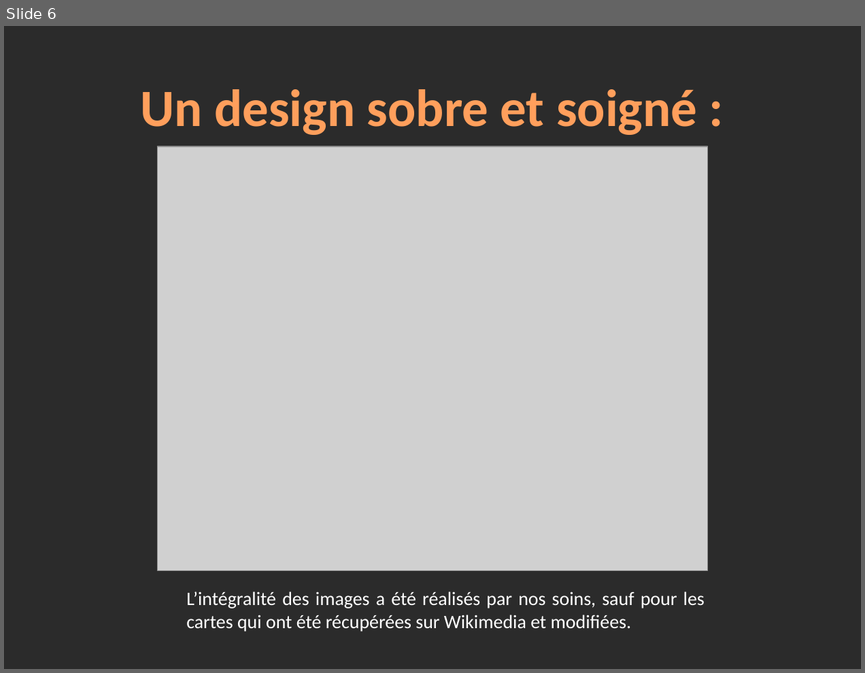
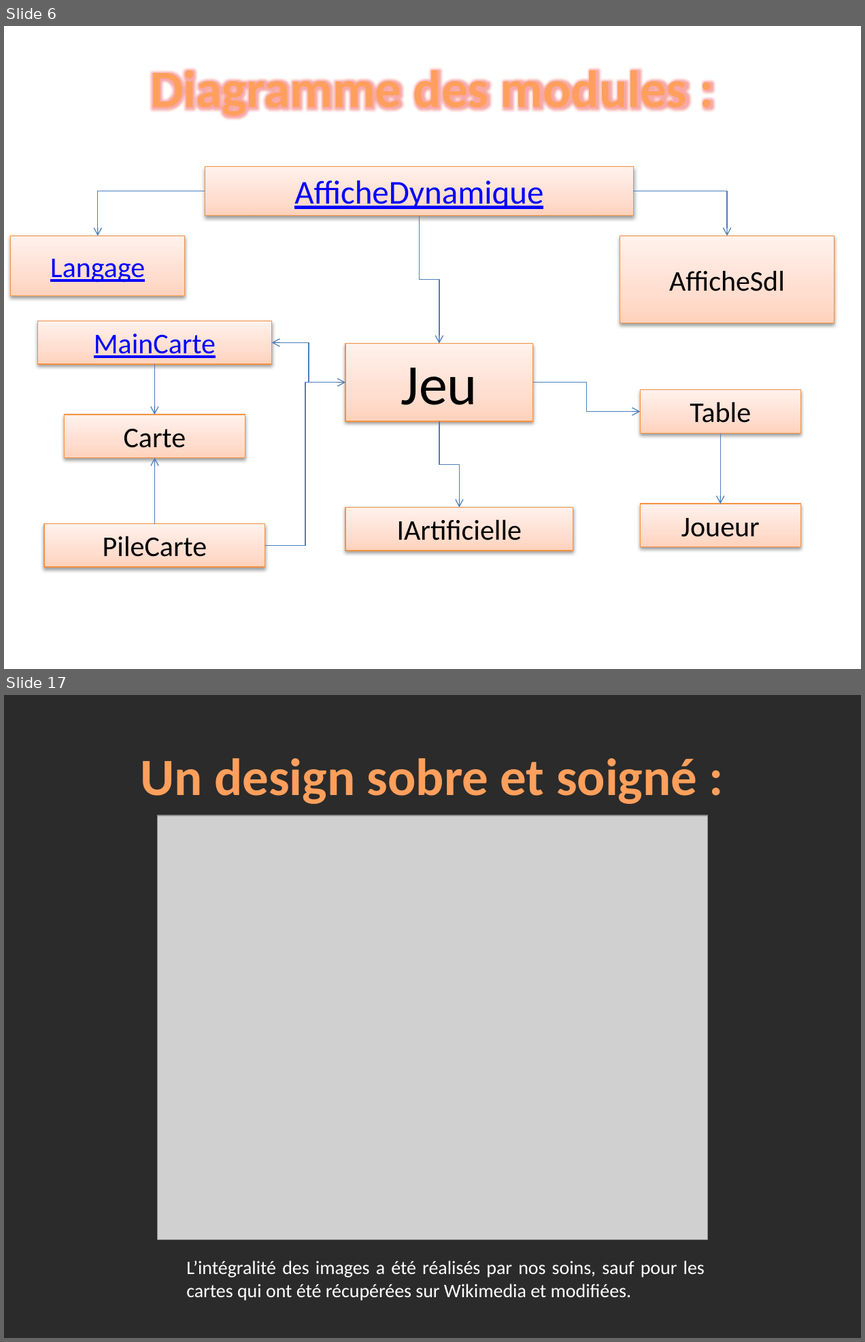
Before and after one commit to winbill/lifesevenpoker, a slide deck: Annexes/Presentation.pptx. Shown one above the other, each under a label of ours: slide 6 before the commit, slides 6 and 17 after it; the slides between them are not shown. The pictures are 865x673 and 865x1342 pixels, drawn with LibreOffice and Linux fonts; fonts in the diff are those of the drawing; grey boxes stand for pictures; background and template pictures are left out; a plain dark background stands for a picture behind light text. Boxes give left, top, right and bottom in pixels: in the first picture for what was removed or moved away, otherwise in the second. Text is boxed around its words. In the diff, an @@ line names an element or a change of style, - is before the commit and + after.

Commit message:
début diagramme des modules

```diff
--- a/Annexes/Presentation.pptx
+++ b/Annexes/Presentation.pptx
@@ slide 6 added at box(4, 26, 861, 669), background picture (left out) @@
@@ text added at box(150, 63, 687, 119), 44 pt, text gradient #FFA367 to #FF9F5D to #F38E3A, bold @@
+Diagramme des modules :
@@ rectangle added at box(205, 167, 633, 215), fill gradient #FFD2BD to #FFDED0 to #FFF2ED, outline #F69240 0.75 pt, 28 pt, text #0000FF, underline @@
+AfficheDynamique
@@ elbow arrow added from (205, 191) to (97, 236), #4B7EBC 0.75 pt @@
@@ elbow arrow added from (633, 191) to (727, 236), #4B7EBC 0.75 pt @@
@@ elbow arrow added from (419, 215) to (439, 343), #4B7EBC 0.75 pt @@
@@ rectangle added at box(11, 236, 185, 296), fill gradient #FFD2BD to #FFDED0 to #FFF2ED, outline #F69240 0.75 pt, 24 pt, text #0000FF, underline @@
+Langage
@@ rectangle added at box(620, 236, 834, 323), fill gradient #FFD2BD to #FFDED0 to #FFF2ED, outline #F69240 0.75 pt, 24 pt, text #000000 @@
+AfficheSdl
@@ rectangle added at box(37, 320, 271, 363), fill gradient #FFD2BD to #FFDED0 to #FFF2ED, outline #F69240 0.75 pt, 24 pt, text #0000FF, underline @@
+MainCarte
@@ elbow arrow added from (345, 382) to (271, 342), #4B7EBC 0.75 pt @@
@@ rectangle added at box(345, 343, 532, 421), fill gradient #FFD2BD to #FFDED0 to #FFF2ED, outline #F69240 0.75 pt, 48 pt, text #000000 @@
+Jeu
@@ elbow arrow added from (155, 365) to (155, 414), #4B7EBC 0.75 pt @@
@@ elbow arrow added from (265, 546) to (345, 382), #4B7EBC 0.75 pt @@
@@ elbow arrow added from (532, 382) to (640, 412), #4B7EBC 0.75 pt @@
@@ rectangle added at box(640, 389, 801, 432), fill gradient #FFD2BD to #FFDED0 to #FFF2ED, outline #F69240 0.75 pt, 24 pt, text #000000 @@
+Table
@@ rectangle added at box(64, 414, 245, 457), fill gradient #FFD2BD to #FFDED0 to #FFF2ED, outline #F69240 0.75 pt, 24 pt, text #000000 @@
+Carte
@@ elbow arrow added from (439, 421) to (459, 507), #4B7EBC 0.75 pt @@
@@ elbow arrow added from (720, 433) to (720, 503), #4B7EBC 0.75 pt @@
@@ elbow arrow added from (155, 524) to (155, 458), #4B7EBC 0.75 pt @@
@@ rectangle added at box(345, 507, 573, 550), fill gradient #FFD2BD to #FFDED0 to #FFF2ED, outline #F69240 0.75 pt, 24 pt, text #000000 @@
+IArtificielle
@@ rectangle added at box(640, 503, 801, 546), fill gradient #FFD2BD to #FFDED0 to #FFF2ED, outline #F69240 0.75 pt, 24 pt, text #000000 @@
+Joueur
@@ rectangle added at box(44, 524, 265, 567), fill gradient #FFD2BD to #FFDED0 to #FFF2ED, outline #F69240 0.75 pt, 24 pt, text #000000 @@
+PileCarte
@@ what was slide 6 is now slide 17 @@
```
Also in this commit, not shown: 1 slide changed, 10 other slides added.
